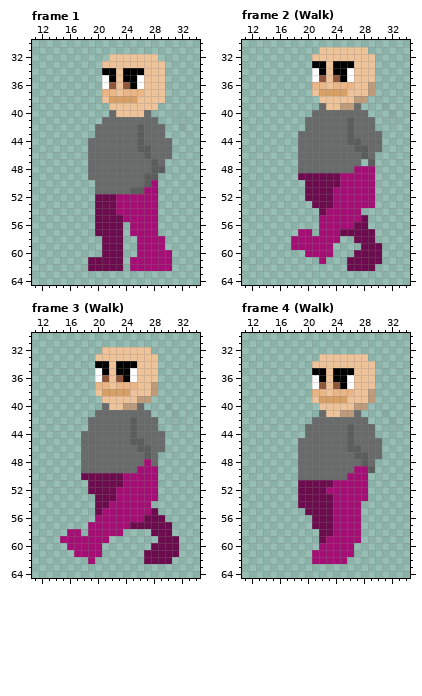
A pixel-art file gets an edit: aseprite/adventurer.aseprite. This is how it looked before the edit.
128x128 pixels, 8 frames. Shown: frame 1: x 11..34, y 30..64; frame 2 (Walk): x 11..34, y 30..64; frame 3 (Walk): x 11..34, y 30..64; frame 4 (Walk): x 11..34, y 30..64. The old version is drawn lined up with the new one, on the new canvas. The commit also changed other frames, which this record leaves out.
After:
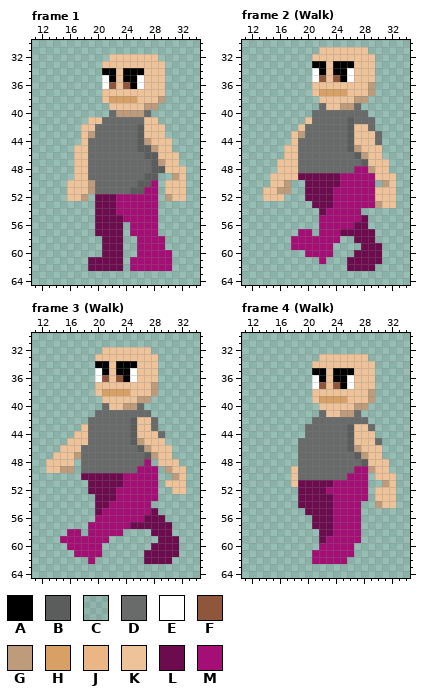
Palette (. is transparent): A #000000  B #5b5c5c  C #696a6a1c  D #696a6a  E #ffffff  F #8f563b  G #bd9b7b  H #d9a066  J #eab685  K #eec39a  L #6c0b4d  M #a40e75
The author wrote: Animated Character's Arms
What changed:
canvas 128x128 -> 50x70, the old top-left corner now at -30,-16 (the part of the old canvas that was cut away was empty and is not shown)
--- frame 1
@@ x 11..34 @@
 36 ..........EFKFAEKKK.....
-37 ..........JJKJJJKKK.....
-38 ..........KHHHHKKKK.....
-39 ...........KKKKKKK......
-40 ...........DKKKKD...C...
-41 ..........DDDDDDDD...C..
-42 .........DDDDDDBDDD..C..
-43 .........DDDDDDBDDD.....
-44 ........DDDDDDDBDDDD....
-45 ........DDDDDDDBBDDD....
-46 ........DDDDDDDDBDDD....
-47 ........DDDDDDDDDBD.....
-48 ........DDDDDDDDDBB.....
-49 ........DDDDDDDDBB......
-50 .........DDDDDDDBM......
-51 .........DDDDDBBMM......
-52 .........LLLMMMMMM......
+37 ..........KKKKKKKKK.....
+38 ..........KHHHHKKKG.....
+39 ...........KKKKKGG......
+40 ...........DGGGGD.......
+41 ........KKDDDDDDKK......
+42 .......KKDDDDDDBKKK.....
+43 .......KGDDDDDDBKKK.....
+44 .......KDDDDDDDBGKKK....
+45 ......KKDDDDDDDBBGKK....
+46 ......KKDDDDDDDDBBKKK...
+47 ......KKDDDDDDDDDBGKK...
+48 ......KKDDDDDDDDDBBKKK..
+49 ......KKDDDDDDDDBB..GK..
+50 .....KKKGDDDDDDBBM.KKK..
+51 .....KKKGDDDDDBBMM.KKK..
+52 .....KKG.LLLMMMMMM.GKK..
 53 .........LLLMMMMMM......
--- frame 2 (Walk)
@@ x 11..34 @@
 35 ..........EFKFAEKKK.....
-36 ..........JJKJJJKKG.....
+36 ..........KKKKKKKKG.....
 37 ..........KHHHHKKKG.....
 38 ...........KKKKKGG......
-39 ...........DKKGGD...C...
-40 ..........DDDDDDDD...C..
-41 .........DDDDDDBDDD..C..
-42 .........DDDDDDBDDD.....
-43 ........DDDDDDDBDDDD....
-44 ........DDDDDDDBBDDD....
-45 ........DDDDDDDDBBDD....
-46 ........DDDDDDDDDBD.....
-47 ........DDDDDDDDD.B.....
-48 ........DDDDDDDDMMM.....
-49 ........LLLLLLMMMMM.....
-50 .........LLLLLMMMMM.....
-51 .........LLLLMMMMMM.....
-52 .........LLLLMMMMMM.....
-53 ..........LLLMMMMMM.....
+39 ...........DKKGGD.......
+40 ..........DDDDDDDD......
+41 .........KDDDDDBDDD.....
+42 ........KDDDDDDBKKD.....
+43 .......KGDDDDDDBKKKD....
+44 .......KDDDDDDDBKKKD....
+45 ......KKDDDDDDDBGKKK....
+46 ......KKDDDDDDDDBGKK....
+47 .....KKKDDDDDDDDDBKKK...
+48 .....KKKDDDDDDDDMMGKK...
+49 ....KKKKLLLLLLMMMMMKKK..
+50 ....KKG..LLLLLMMMMM.GK..
+51 ...KKGG..LLLLMMMMMMKKK..
+52 ...KKK...LLLLMMMMMMKKK..
+53 ..........LLLMMMMMMGKK..
 54 ...........LMMMMM.......
--- frame 3 (Walk)
@@ x 11..34 @@
 36 .........EFKFAEKKK......
-37 .........JJKJJJKKG......
+37 .........KKKKKKKKG......
 38 .........KHHHHKKKG......
 39 ..........KKKKKGG.......
-40 ..........DKKGGD...C....
-41 .........DDDDDDDD...C...
-42 ........DDDDDDBDDD..C...
-43 ........DDDDDDBDDD......
-44 .......DDDDDDDBDDDD.....
-45 .......DDDDDDDBBDDD.....
-46 .......DDDDDDDDBBDD.....
-47 .......DDDDDDDDDBD......
-48 .......DDDDDDDDDMD......
-49 .......DDDDDDDDMMM......
-50 .......LLLLLLMMMMM......
-51 ........LLLLLMMMMM......
-52 ........LLLLMMMMMM......
+40 ..........DKKGGD........
+41 .........DDDDDDDD.......
+42 ........DDDDDDBKKD......
+43 .......KDDDDDDBKKD......
+44 ......KKDDDDDDBKKKD.....
+45 .....KKKDDDDDDBGKKK.....
+46 ....KKKDDDDDDDDBGKKK....
+47 ...KKKGDDDDDDDDDBGKK....
+48 ..KKKK.DDDDDDDDDM.KKK...
+49 ..KKGG.DDDDDDDDMMM.GKK..
+50 .......LLLLLLMMMMM..GK..
+51 ........LLLLLMMMMM.KKK..
+52 ........LLLLMMMMMM..KK..
 53 .........LLLMMMMMM......
--- frame 4 (Walk)
@@ x 11..34 @@
 37 ..........EFKFAEKKK.....
-38 ..........JJKJJJKKG.....
+38 ..........KKKKKKKKG.....
 39 ..........KHHHHKKKG.....
 40 ...........KKKKKGG......
-41 ...........DKKGGD...C...
-42 ..........DDDDDDDD...C..
-43 .........DDDDDDBDDD..C..
-44 .........DDDDDDBDDD.....
-45 ........DDDDDDDBDDDD....
-46 ........DDDDDDDBBDDD....
-47 ........DDDDDDDDBBDD....
-48 ........DDDDDDDDDBD.....
-49 ........DDDDDDDDMMB.....
-50 ........DDDDDDDMMM......
-51 ........LLLLLMMMMM......
-52 ........LLLLMMMMMM......
-53 ........LLLLLMMMMM......
-54 ........LLLLLMMMM.......
+41 ...........DKKGGD.......
+42 ..........DDDDDDDD......
+43 .........DDDDDDBKKD.....
+44 .........DDDDDDBKKK.....
+45 ........DDDDDDDBKKKD....
+46 ........DDDDDDDBGKKK....
+47 ........DDDDDDDDBGKK....
+48 ........DDDDDDDDDBKKK...
+49 .......KDDDDDDDDMMGKK...
+50 .......KDDDDDDDMMM.KKK..
+51 .......KLLLLLMMMMM..GK..
+52 ........LLLLMMMMMM.KKK..
+53 ........LLLLLMMMMM.KKK..
+54 ........LLLLLMMMM..GKK..
 55 .........LLLLMMMM.......
Boxes around the changes in both pictures, in picture pixels (x1, y1, x2, y2):
changed: (67, 89, 186, 201)
changed: (263, 82, 396, 208)
changed: (95, 382, 137, 389)
changed: (137, 403, 186, 494)
changed: (46, 424, 88, 473)
changed: (312, 389, 396, 508)
added: (291, 466, 298, 487)
